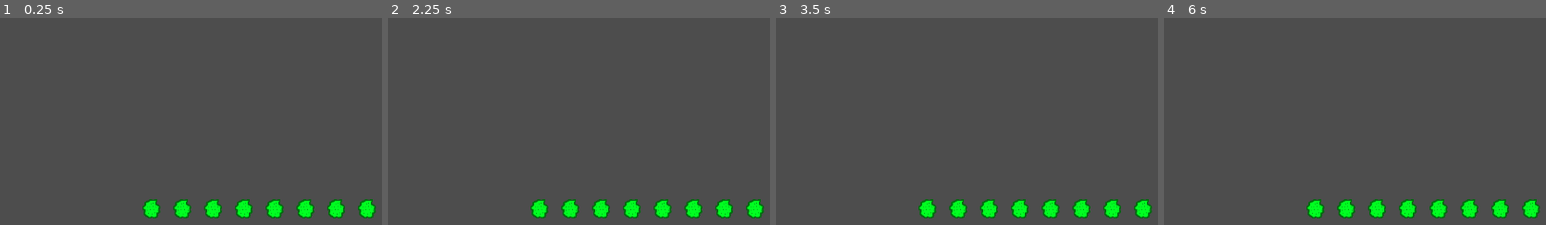
Above: before the commit, frames 1-4 (left to right).
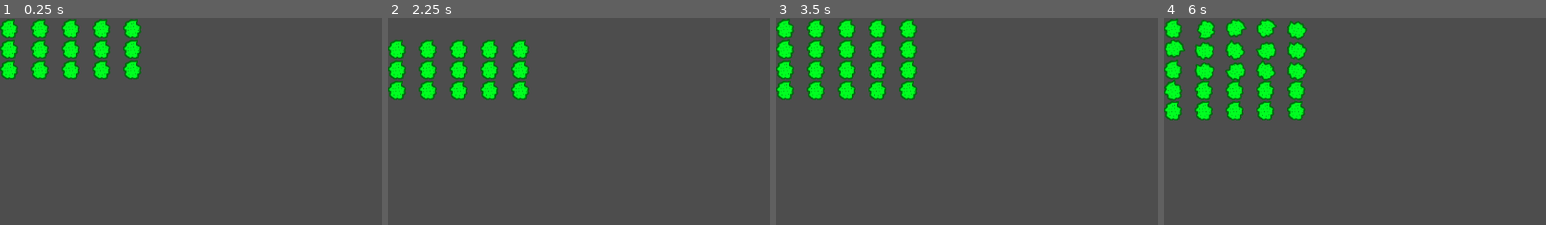
Above: after the commit, the same moments.

Repository: bronana86/germaphobe
Game: Godot game, scene res://Germs/germ_test.tscn
The game is run twice, just before and just after one commit, with the same random seed, the same clock (stepped at 60 frames per second) and the same inputs. The project has no main scene, so this scene is started directly.
Inputs:
- Up to frame 1 (0.25 s): no input
- Up to frame 2 (2.25 s): tap Enter at 0.5, 2 s; hold D (move_right) 0.53-1.28 s; tap Space at 1.25 s; hold A (move_left) 1.28-2.03 s; hold D (move_right) from 2.03 s (still down)
- Up to frame 3 (3.5 s): keep holding D (move_right)
- Up to frame 4 (6 s): release D (move_right) at 3.53 s; hold A (move_left) 3.53-5.78 s; tap Space at 4.25 s; hold D (move_right) from 5.78 s (still down)

The runs differ from the first frame. In frame 1, 8.1% of the frame differs, in the area x 0-99%, y 0-97%; in frame 2, 8.1%; in frame 3, 9.9%; in frame 4, 12%.

Commit message:
Finished germ row spawning

Diff:
--- /dev/null
+++ b/Germs/germ.gd
@@ -0,0 +1,9 @@
+class_name Gernm extends RigidBody2D
+
+var row_position: Vector2
+
+
+
+func _process(_delta) -> void:
+	# manually set the germ position in the row every frame
+	position = row_position
--- a/Germs/germ.tscn
+++ b/Germs/germ.tscn
@@ -1,6 +1,7 @@
 [gd_scene format=3 uid="uid://dey3srcpm0okh"]
 
 [ext_resource type="Texture2D" uid="uid://cfojtqvw8tdw2" path="res://Germs/TEMP_basic_germ_1.png" id="1_6kl71"]
+[ext_resource type="Script" uid="uid://baq0wiesu17uc" path="res://Germs/germ.gd" id="1_gkesm"]
 [ext_resource type="Texture2D" uid="uid://cjaanml1sbe8x" path="res://Germs/TEMP_basic_germ_2.png" id="2_gkesm"]
 
 [sub_resource type="SpriteFrames" id="SpriteFrames_eeo2c"]
@@ -22,6 +23,7 @@
 
 [node name="Germ" type="RigidBody2D" unique_id=913903081]
 gravity_scale = 0.0
+script = ExtResource("1_gkesm")
 
 [node name="GermSprite" type="AnimatedSprite2D" parent="." unique_id=674112745]
 sprite_frames = SubResource("SpriteFrames_eeo2c")
--- a/Germs/germ_row.gd
+++ b/Germs/germ_row.gd
@@ -20,3 +20,4 @@
 		var germ = germ_scene.instantiate()
 		add_child(germ)
 		germ.position = pos
+		germ.row_position = pos # make sure each germ knows where it's supposed to stay.
--- /dev/null
+++ b/Germs/germ_test.gd
@@ -0,0 +1,40 @@
+class_name GermTest extends Node2D
+
+## Transfer this code over to a manager dedicated to controlling germ spawns when the game scene is made.
+
+@export_category("Germ Spawning")
+@export var starting_points: Array[Vector2]		## The starting number of rows and the distance between them.
+## @DEPRECATED:  var spawn_point: Vector2 | new rows are spawning at the parent location. will need a dedicated parent.
+@export var spawn_time: float					## Time between rows spawning
+
+## The PackedScene of the germ row that's preloaded for easy instantiation.
+var germ_row_prefab: PackedScene = preload("res://Germs/germ_row.tscn")
+
+
+## Generate the rows along the starting points.
+func _ready() -> void:
+	for point in starting_points:
+		var germ_row = germ_row_prefab.instantiate()
+		add_child(germ_row)
+		germ_row.position = point
+
+	# Start the row spawning timer.
+	spawn_row()
+
+
+func _process(_delta) -> void:
+	pass
+
+
+## Wait for a given amount of time, move the rows down, and spawn a new row.
+func spawn_row() -> void:
+	await get_tree().create_timer(spawn_time).timeout
+	var children = get_children()
+	for child in children:
+		child.position.y += 32
+	await get_tree().create_timer(0.5).timeout
+	var germ_row = germ_row_prefab.instantiate()
+	add_child(germ_row)
+
+	# reset the timer
+	spawn_row()
--- a/Germs/germ_test.tscn
+++ b/Germs/germ_test.tscn
@@ -1,9 +1,8 @@
 [gd_scene format=3 uid="uid://b5raotb1p5as5"]
 
-[ext_resource type="PackedScene" uid="uid://b0ao4iqwfd6pt" path="res://Germs/germ_row.tscn" id="1_tqw3e"]
+[ext_resource type="Script" uid="uid://cvp8nsfge1vq5" path="res://Germs/germ_test.gd" id="1_ijw12"]
 
 [node name="GermTest" type="Node2D" unique_id=1698961634]
-
-[node name="GermRow" parent="." unique_id=1665513615 instance=ExtResource("1_tqw3e")]
-position = Vector2(222, 281)
-germ_spaces = 8
+script = ExtResource("1_ijw12")
+starting_points = Array[Vector2]([Vector2(0, 64), Vector2(0, 32), Vector2(0, 0)])
+spawn_time = 2.0
Not shown, added: Germs/germ.gd.uid
Not shown, added: Germs/germ_test.gd.uid
